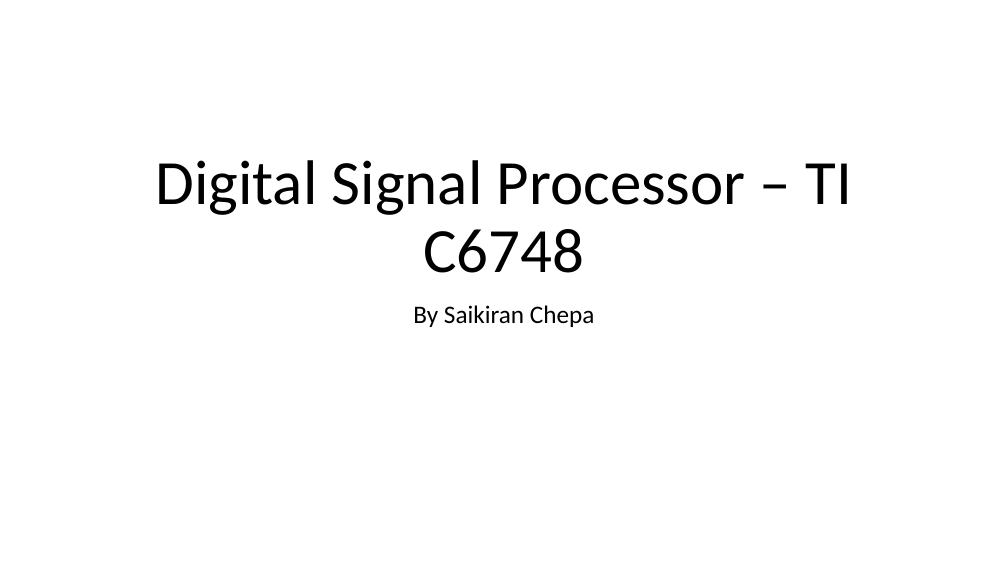
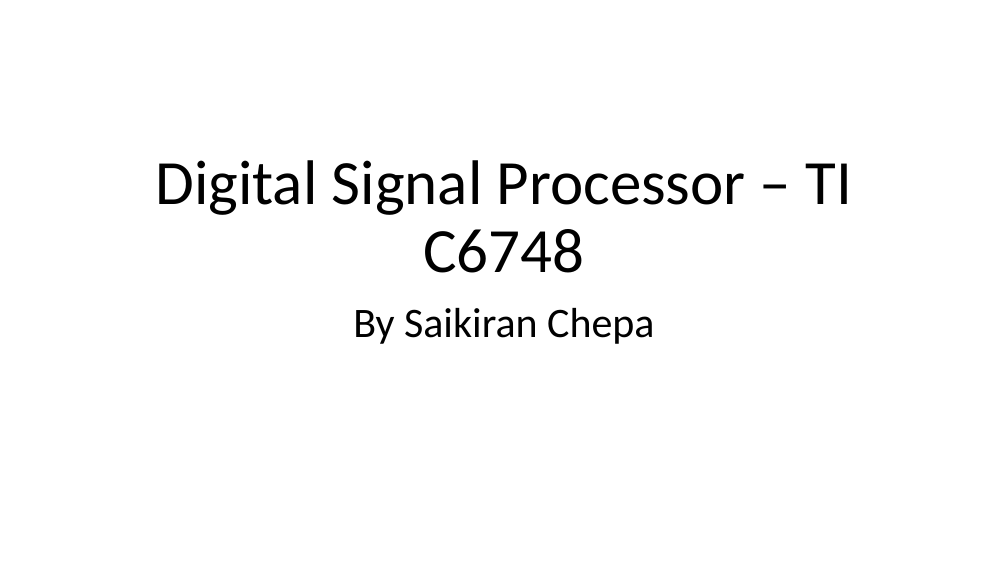
Before and after one commit to chbsaikiran/CBIT-DSP-SEMINAR-RELATED, a slide deck: slide 1 of Slides/Digital-Signal-Processor-C6748-Explained-Using-Dot-Product.pptx. Drawn at 1008x567 pixels with LibreOffice and Linux fonts; fonts in the diff are those of the drawing. Boxes give left, top, right and bottom in pixels: in the first picture for what was removed or moved away, otherwise in the second. Text is boxed around its words. In the diff, an @@ line names an element or a change of style, - is before the commit and + after.

```diff
--- a/Slides/Digital-Signal-Processor-C6748-Explained-Using-Dot-Product.pptx
+++ b/Slides/Digital-Signal-Processor-C6748-Explained-Using-Dot-Product.pptx
@@ subtitle "By Saikiran Chepa" at bbox=[353, 308, 654, 344]: size 24 to 40 pt @@
```
Also in this commit, not shown: 4 other slides changed, 14 slides added.
